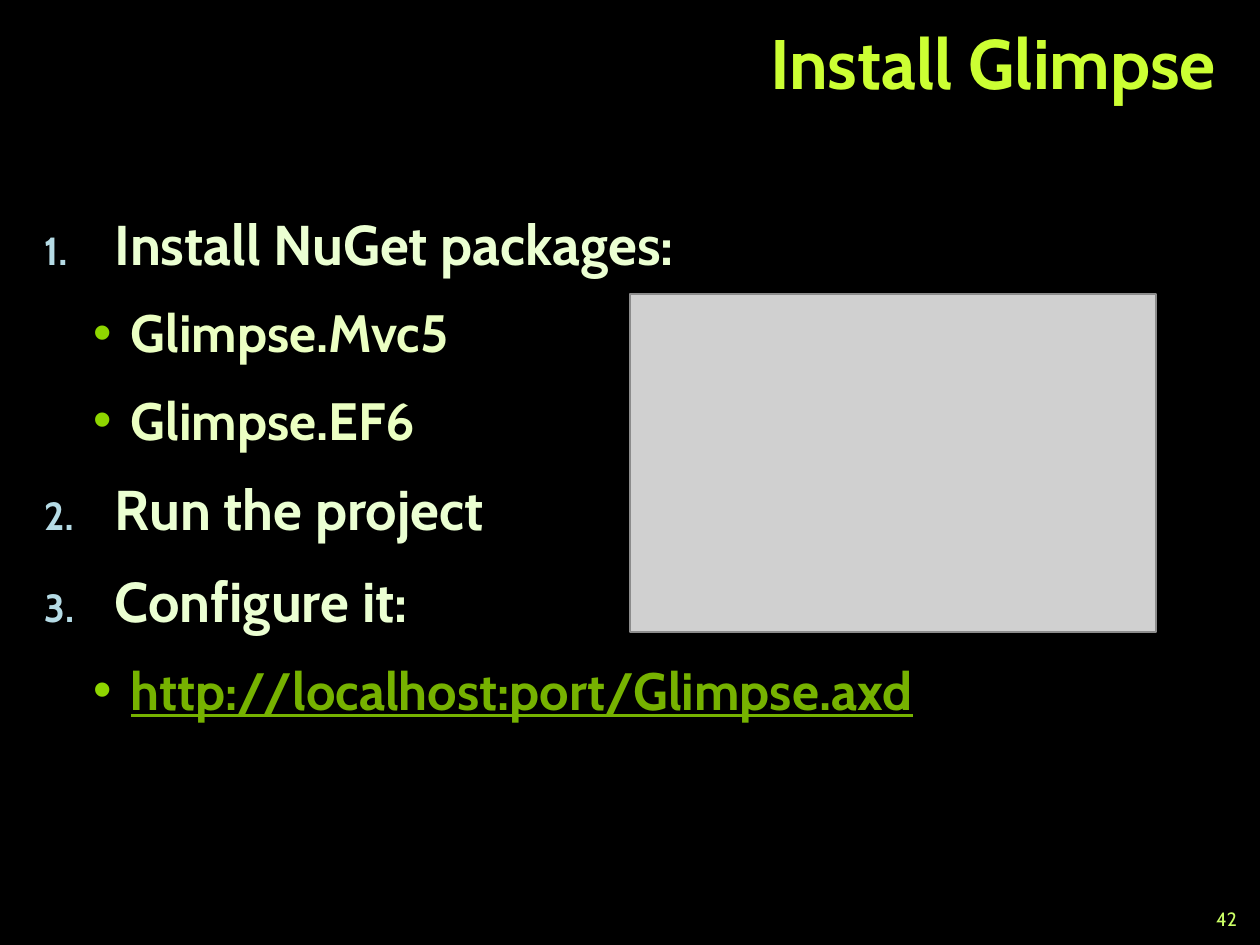
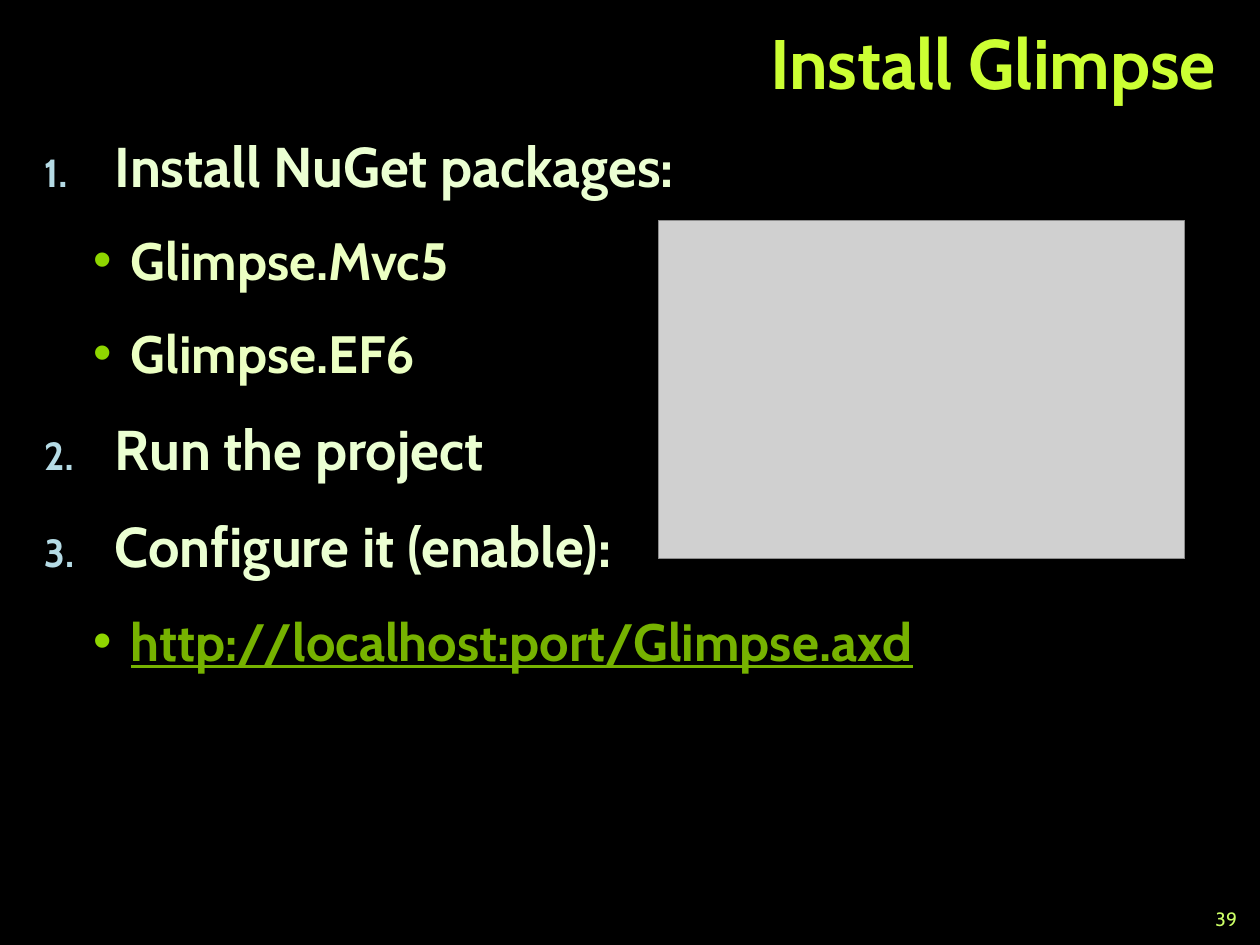
Before and after one commit to TelerikAcademy/ASP.NET-MVC, a slide deck: slide 39 of 01. Introduction-to-ASP.NET-MVC/Introduction to ASP.NET MVC.pptx (slide 42 before the commit). Drawn at 1260x945 pixels with LibreOffice and Linux fonts; fonts in the diff are those of the drawing; grey boxes stand for pictures; background and template pictures are left out. Boxes give left, top, right and bottom in pixels: in the first picture for what was removed or moved away, otherwise in the second. Text is boxed around its words. In the diff, an @@ line names an element or a change of style, - is before the commit and + after.

```diff
--- a/01. Introduction-to-ASP.NET-MVC/Introduction to ASP.NET MVC.pptx
+++ b/01. Introduction-to-ASP.NET-MVC/Introduction to ASP.NET MVC.pptx
@@ text "Install NuGet packages:": place and size @@
-text "Install NuGet packages:" at [115,223,913,722]
+text "Install NuGet packages:" at [115,145,913,673]
@@ text at [115,145,913,673]: line spacing 1.05 to 1.14 @@
@@ picture: place and size @@
-picture at [630,294,1157,631]
+picture at [659,220,1186,558]
@@ text at [115,525,611,580]: text changed @@
-3. Configure it:
+3. Configure it (enable):
@@ page number at [1215,912,1237,927]: text changed @@
-42
+39
```
Also in this commit, not shown: 18 other slides changed, 2 slides added, 3 slides removed.
